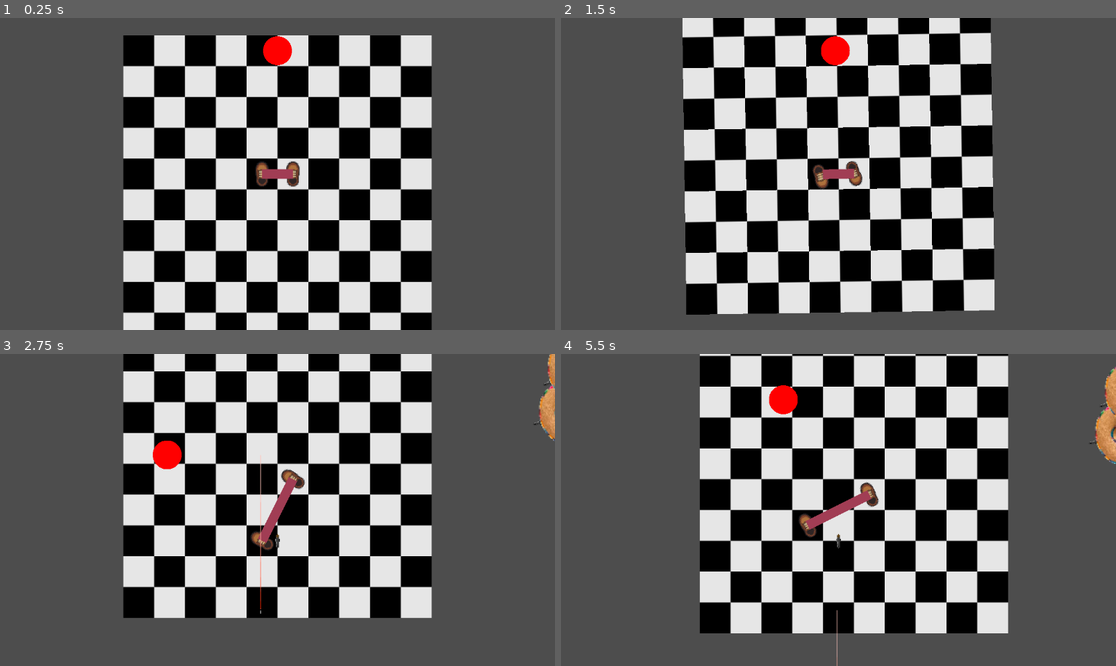
Above: before the commit, frames 1-4 (two rows, left to right).
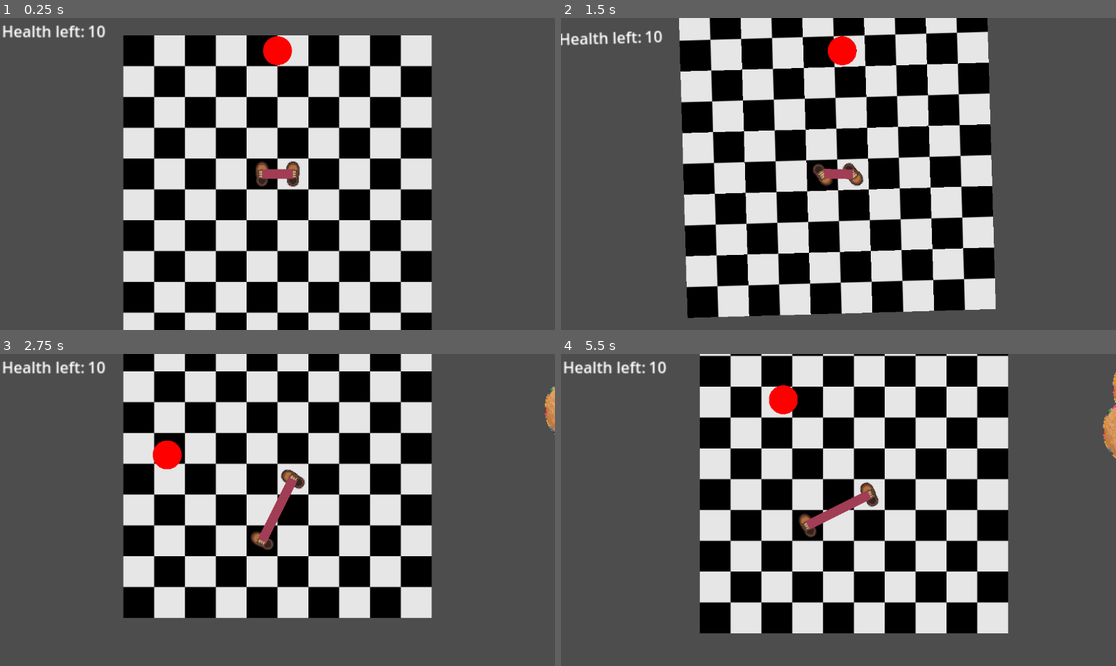
Above: after the commit, the same moments.

Repository: Meatplanter/Kelp_44
Game: Godot game, scene res://game.tscn
The game is run twice, just before and just after one commit, with the same random seed, the same clock (stepped at 60 frames per second) and the same inputs.
Inputs:
- Up to frame 1 (0.25 s): no input
- Up to frame 2 (1.5 s): tap Enter at 0.5 s; hold C (LS_move_rightdown) 0.53-1.28 s; hold M (ChangeMode) 0.53-1.28 s; hold Z (LS_move_leftdown) from 1.28 s (still down); tap M (ChangeMode) at 1.35 s
- Up to frame 3 (2.75 s): release Z (LS_move_leftdown) at 2.03 s; hold C (LS_move_rightdown) from 2.03 s (still down); hold M (ChangeMode) from 2.03 s (still down)
- Up to frame 4 (5.5 s): release C (LS_move_rightdown) at 2.78 s; release M (ChangeMode) at 2.78 s; hold Q (LS_move_leftup) 2.78-3.53 s; tap M (ChangeMode) at 2.85, 4.35 s; hold M (ChangeMode) 3.53-4.28 s; hold Z (LS_move_leftdown) from 3.53 s (still down); hold M (ChangeMode) from 5.03 s (still down)

The runs differ from the first frame. In frame 1, 0.4% of the frame differs, in the area x 0-20%, y 2-7%; in frame 2, 7.6%, in the area x 0-79%, y 0-97%; in frame 3, 0.9%; in frame 4, 1.1%.

Commit message:
Dużo zmian

Diff:
--- a/Bullet.gd
+++ b/Bullet.gd
@@ -1,18 +1,20 @@
 extends Area2D
 
 var travelledDistance = 0
+var bulletSpeed = Global.bulletSpeed
+var bulletRange = Global.bulletRange
 
 func _physics_process(delta: float) -> void:
-	const SPEED = 200
-	const RANGE = 1000
 	var direction = Vector2.RIGHT.rotated(rotation)
-	position += direction * SPEED * delta * Global.gameSpeed
-	travelledDistance += SPEED * delta * Global.gameSpeed
+	position += direction * bulletSpeed * delta * Global.gameSpeed
+	travelledDistance += bulletSpeed * delta * Global.gameSpeed
 
-	if travelledDistance > RANGE:
+	if travelledDistance > bulletRange:
 		queue_free()
 
 func _on_body_entered(body: Node2D) -> void:
 	queue_free()
 	if body.has_method("take_damage"):
 		body.take_damage()
+	else: #player body (generated dynamically)
+		Global.playerHealth -= 1
--- a/CharBody.gd
+++ b/CharBody.gd
@@ -7,7 +7,6 @@
 var cameraCounter = 0
 var static_body := StaticBody2D.new()
 var collision_shape := CollisionShape2D.new()
-var health = 3
 
 # Called when the node enters the scene tree for the first time.
 func _ready() -> void:
@@ -67,4 +66,8 @@
 		cameraState = 2
 		$Marker2D/Camera2D.rotate(1.5 * PI)
 
+	if Global.playerHealth == 0: #game over screen
+		$Marker2D/GameOver.visible = true
+		get_tree().paused = true
+
 	queue_redraw()
--- a/CharBody.tscn
+++ b/CharBody.tscn
@@ -1,10 +1,11 @@
-[gd_scene load_steps=6 format=3 uid="uid://vpi5u34tocl"]
+[gd_scene load_steps=7 format=3 uid="uid://vpi5u34tocl"]
 
 [ext_resource type="Script" uid="uid://cqyv41oyv0lcg" path="res://CharBody.gd" id="1_i5h2e"]
 [ext_resource type="PackedScene" uid="uid://bc2ej70xjolx2" path="res://LeftShoe.tscn" id="2_iaqfm"]
 [ext_resource type="PackedScene" uid="uid://dmw176204y7dd" path="res://RightShoe.tscn" id="3_sl5bb"]
 [ext_resource type="Script" uid="uid://c63kxpwm4xegy" path="res://marker_2d.gd" id="4_e8thm"]
 [ext_resource type="PackedScene" uid="uid://27towt3jaocl" path="res://gun.tscn" id="5_iaqfm"]
+[ext_resource type="Script" uid="uid://g7fnkyhbdemq" path="res://hp_left.gd" id="5_sl5bb"]
 
 [node name="CharBody" type="CharacterBody2D"]
 visibility_layer = 2
@@ -34,6 +35,44 @@
 zoom = Vector2(2, 2)
 rotation_smoothing_enabled = true
 
+[node name="Label" type="Label" parent="CharBody/Marker2D/Camera2D"]
+offset_left = -286.0
+offset_top = -160.0
+offset_right = -234.0
+offset_bottom = -137.0
+text = "Health left:"
+metadata/_edit_use_anchors_ = true
+
+[node name="HPLeft" type="Label" parent="CharBody/Marker2D/Camera2D"]
+offset_left = -197.0
+offset_top = -160.0
+offset_right = -157.0
+offset_bottom = -137.0
+text = "10"
+script = ExtResource("5_sl5bb")
+metadata/_edit_use_anchors_ = true
+
+[node name="GameOver" type="CanvasLayer" parent="CharBody/Marker2D"]
+visible = false
+
+[node name="ColorRect" type="ColorRect" parent="CharBody/Marker2D/GameOver"]
+offset_left = -5.0
+offset_top = -9.0
+offset_right = 1159.0
+offset_bottom = 659.0
+color = Color(0.152941, 0.168627, 0.188235, 0.894118)
+metadata/_edit_use_anchors_ = true
+
+[node name="Label" type="Label" parent="CharBody/Marker2D/GameOver/ColorRect"]
+layout_mode = 0
+offset_left = 137.0
+offset_top = 212.0
+offset_right = 1038.0
+offset_bottom = 417.0
+theme_override_font_sizes/font_size = 150
+text = "GAME OVER!"
+metadata/_edit_use_anchors_ = true
+
 [node name="Timer" type="Timer" parent="."]
 wait_time = 2.0
 autostart = true
--- a/LeftShoe.gd
+++ b/LeftShoe.gd
@@ -3,9 +3,10 @@
 var currPos = [0,0]
 var targPos = [0,0]
 var tween: Tween
-var moveTime = 0.5
+var moveTime = Global.moveTime
+var sqrt = sqrt(2)
 var canMove = true
-var moveDistance = 32
+var moveDistance = Global.moveDistance
 var maxMoveDistance = 75
 
 func _ready() -> void:
@@ -37,25 +38,25 @@
 			targPos[0] += moveDistance
 			targPos[1] -= moveDistance
 			tween = create_tween()
-			tween.tween_property(self,"position",Vector2(targPos[0],targPos[1]),moveTime).set_trans(Tween.TRANS_BACK)
+			tween.tween_property(self,"position",Vector2(targPos[0],targPos[1]),moveTime*sqrt).set_trans(Tween.TRANS_BACK)
 
 		elif event.is_action_pressed("LS_move_rightdown") && %RightShoe.global_position.distance_to(global_position + Vector2(1,1) * moveDistance) < maxMoveDistance && %RightShoe.global_position.distance_to(global_position + Vector2(1,1) * moveDistance) != 0:
 			targPos[0] += moveDistance
 			targPos[1] += moveDistance
 			tween = create_tween()
-			tween.tween_property(self,"position",Vector2(targPos[0],targPos[1]),moveTime).set_trans(Tween.TRANS_BACK)
+			tween.tween_property(self,"position",Vector2(targPos[0],targPos[1]),moveTime*sqrt).set_trans(Tween.TRANS_BACK)
 
 		elif event.is_action_pressed("LS_move_leftup") && %RightShoe.global_position.distance_to(global_position + Vector2(-1,-1) * moveDistance) < maxMoveDistance && %RightShoe.global_position.distance_to(global_position + Vector2(-1,-1) * moveDistance) != 0:
 			targPos[0] -= moveDistance
 			targPos[1] -= moveDistance
 			tween = create_tween()
-			tween.tween_property(self,"position",Vector2(targPos[0],targPos[1]),moveTime).set_trans(Tween.TRANS_BACK)
+			tween.tween_property(self,"position",Vector2(targPos[0],targPos[1]),moveTime*sqrt).set_trans(Tween.TRANS_BACK)
 
 		elif event.is_action_pressed("LS_move_leftdown") && %RightShoe.global_position.distance_to(global_position + Vector2(-1,1) * moveDistance) < maxMoveDistance && %RightShoe.global_position.distance_to(global_position + Vector2(-1,1) * moveDistance) != 0:
 			targPos[0] -= moveDistance
 			targPos[1] += moveDistance
 			tween = create_tween()
-			tween.tween_property(self,"position",Vector2(targPos[0],targPos[1]),moveTime).set_trans(Tween.TRANS_BACK)
+			tween.tween_property(self,"position",Vector2(targPos[0],targPos[1]),moveTime*sqrt).set_trans(Tween.TRANS_BACK)
 
 
 
@@ -84,25 +85,25 @@
 			targPos[0] += moveDistance
 			targPos[1] += moveDistance
 			tween = create_tween()
-			tween.tween_property(self,"position",Vector2(targPos[0],targPos[1]),moveTime).set_trans(Tween.TRANS_BACK)
+			tween.tween_property(self,"position",Vector2(targPos[0],targPos[1]),moveTime*sqrt).set_trans(Tween.TRANS_BACK)
 
 		elif event.is_action_pressed("LS_move_rightdown") && %RightShoe.global_position.distance_to(global_position + Vector2(-1,1) * moveDistance) < maxMoveDistance && %RightShoe.global_position.distance_to(global_position + Vector2(-1,1) * moveDistance) != 0:
 			targPos[0] -= moveDistance
 			targPos[1] += moveDistance
 			tween = create_tween()
-			tween.tween_property(self,"position",Vector2(targPos[0],targPos[1]),moveTime).set_trans(Tween.TRANS_BACK)
+			tween.tween_property(self,"position",Vector2(targPos[0],targPos[1]),moveTime*sqrt).set_trans(Tween.TRANS_BACK)
 
 		elif event.is_action_pressed("LS_move_leftup") && %RightShoe.global_position.distance_to(global_position + Vector2(1,-1) * moveDistance) < maxMoveDistance && %RightShoe.global_position.distance_to(global_position + Vector2(1,-1) * moveDistance) != 0:
 			targPos[0] += moveDistance
 			targPos[1] -= moveDistance
 			tween = create_tween()
-			tween.tween_property(self,"position",Vector2(targPos[0],targPos[1]),moveTime).set_trans(Tween.TRANS_BACK)
+			tween.tween_property(self,"position",Vector2(targPos[0],targPos[1]),moveTime*sqrt).set_trans(Tween.TRANS_BACK)
 
 		elif event.is_action_pressed("LS_move_leftdown") && %RightShoe.global_position.distance_to(global_position + Vector2(-1,-1) * moveDistance) < maxMoveDistance && %RightShoe.global_position.distance_to(global_position + Vector2(-1,-1) * moveDistance) != 0:
 			targPos[0] -= moveDistance
 			targPos[1] -= moveDistance
 			tween = create_tween()
-			tween.tween_property(self,"position",Vector2(targPos[0],targPos[1]),moveTime).set_trans(Tween.TRANS_BACK)
+			tween.tween_property(self,"position",Vector2(targPos[0],targPos[1]),moveTime*sqrt).set_trans(Tween.TRANS_BACK)
 
 
 	elif canMove == true && %CharBody.cameraState == 2:
@@ -130,25 +131,25 @@
 			targPos[0] -= moveDistance
 			targPos[1] += moveDistance
 			tween = create_tween()
-			tween.tween_property(self,"position",Vector2(targPos[0],targPos[1]),moveTime).set_trans(Tween.TRANS_BACK)
+			tween.tween_property(self,"position",Vector2(targPos[0],targPos[1]),moveTime*sqrt).set_trans(Tween.TRANS_BACK)
 
 		elif event.is_action_pressed("LS_move_rightdown") && %RightShoe.global_position.distance_to(global_position + Vector2(-1,-1) * moveDistance) < maxMoveDistance && %RightShoe.global_position.distance_to(global_position + Vector2(-1,-1) * moveDistance) != 0:
 			targPos[0] -= moveDistance
 			targPos[1] -= moveDistance
 			tween = create_tween()
-			tween.tween_property(self,"position",Vector2(targPos[0],targPos[1]),moveTime).set_trans(Tween.TRANS_BACK)
+			tween.tween_property(self,"position",Vector2(targPos[0],targPos[1]),moveTime*sqrt).set_trans(Tween.TRANS_BACK)
 
 		elif event.is_action_pressed("LS_move_leftup") && %RightShoe.global_position.distance_to(global_position + Vector2(1,1) * moveDistance) < maxMoveDistance && %RightShoe.global_position.distance_to(global_position + Vector2(1,1) * moveDistance) != 0:
 			targPos[0] += moveDistance
 			targPos[1] += moveDistance
 			tween = create_tween()
-			tween.tween_property(self,"position",Vector2(targPos[0],targPos[1]),moveTime).set_trans(Tween.TRANS_BACK)
+			tween.tween_property(self,"position",Vector2(targPos[0],targPos[1]),moveTime*sqrt).set_trans(Tween.TRANS_BACK)
 
 		elif event.is_action_pressed("LS_move_leftdown") && %RightShoe.global_position.distance_to(global_position + Vector2(1,-1) * moveDistance) < maxMoveDistance && %RightShoe.global_position.distance_to(global_position + Vector2(1,-1) * moveDistance) != 0:
 			targPos[0] += moveDistance
 			targPos[1] -= moveDistance
 			tween = create_tween()
-			tween.tween_property(self,"position",Vector2(targPos[0],targPos[1]),moveTime).set_trans(Tween.TRANS_BACK)
+			tween.tween_property(self,"position",Vector2(targPos[0],targPos[1]),moveTime*sqrt).set_trans(Tween.TRANS_BACK)
 
 
 	elif canMove == true && %CharBody.cameraState == 3:
@@ -176,25 +177,25 @@
 			targPos[0] -= moveDistance
 			targPos[1] -= moveDistance
 			tween = create_tween()
-			tween.tween_property(self,"position",Vector2(targPos[0],targPos[1]),moveTime).set_trans(Tween.TRANS_BACK)
+			tween.tween_property(self,"position",Vector2(targPos[0],targPos[1]),moveTime*sqrt).set_trans(Tween.TRANS_BACK)
 
 		elif event.is_action_pressed("LS_move_rightdown") && %RightShoe.global_position.distance_to(global_position + Vector2(1,-1) * moveDistance) < maxMoveDistance && %RightShoe.global_position.distance_to(global_position + Vector2(1,-1) * moveDistance) != 0:
 			targPos[0] += moveDistance
 			targPos[1] -= moveDistance
 			tween = create_tween()
-			tween.tween_property(self,"position",Vector2(targPos[0],targPos[1]),moveTime).set_trans(Tween.TRANS_BACK)
+			tween.tween_property(self,"position",Vector2(targPos[0],targPos[1]),moveTime*sqrt).set_trans(Tween.TRANS_BACK)
 
 		elif event.is_action_pressed("LS_move_leftup") && %RightShoe.global_position.distance_to(global_position + Vector2(-1,1) * moveDistance) < maxMoveDistance && %RightShoe.global_position.distance_to(global_position + Vector2(-1,1) * moveDistance) != 0:
 			targPos[0] -= moveDistance
 			targPos[1] += moveDistance
 			tween = create_tween()
-			tween.tween_property(self,"position",Vector2(targPos[0],targPos[1]),moveTime).set_trans(Tween.TRANS_BACK)
+			tween.tween_property(self,"position",Vector2(targPos[0],targPos[1]),moveTime*sqrt).set_trans(Tween.TRANS_BACK)
 
 		elif event.is_action_pressed("LS_move_leftdown") && %RightShoe.global_position.distance_to(global_position + Vector2(1,1) * moveDistance) < maxMoveDistance && %RightShoe.global_position.distance_to(global_position + Vector2(1,1) * moveDistance) != 0:
 			targPos[0] += moveDistance
 			targPos[1] += moveDistance
 			tween = create_tween()
-			tween.tween_property(self,"position",Vector2(targPos[0],targPos[1]),moveTime).set_trans(Tween.TRANS_BACK)
+			tween.tween_property(self,"position",Vector2(targPos[0],targPos[1]),moveTime*sqrt).set_trans(Tween.TRANS_BACK)
 
 func _process(delta: float) -> void:
 	currPos = [int(global_position.x),int(global_position.y)]
@@ -204,6 +205,7 @@
 	else:
 		tween = create_tween()
 		tween.tween_property(self,"rotation",abs(%CharBody.midpoint.angle_to_point(%CharBody.focus) + 0.5 * PI),moveTime)
+
 	if currPos == targPos:
 		canMove = true
 	else:
--- a/RightShoe.gd
+++ b/RightShoe.gd
@@ -3,9 +3,10 @@
 var currPos = [32,0]
 var targPos = [32,0]
 var tween: Tween
-var moveTime = 0.5
+var moveTime = Global.moveTime
+var sqrt = sqrt(2)
 var canMove = true
-var moveDistance = 32
+var moveDistance = Global.moveDistance
 var maxMoveDistance = 75
 
 func _ready() -> void:
@@ -37,25 +38,25 @@
 			targPos[0] += moveDistance
 			targPos[1] -= moveDistance
 			tween = create_tween()
-			tween.tween_property(self,"position",Vector2(targPos[0],targPos[1]),moveTime).set_trans(Tween.TRANS_BACK)
+			tween.tween_property(self,"position",Vector2(targPos[0],targPos[1]),moveTime*sqrt).set_trans(Tween.TRANS_BACK)
 
 		elif event.is_action_pressed("RS_move_rightdown") && %LeftShoe.global_position.distance_to(global_position + Vector2(1,1) * moveDistance) < maxMoveDistance && %LeftShoe.global_position.distance_to(global_position + Vector2(1,1) * moveDistance) != 0:
 			targPos[0] += moveDistance
 			targPos[1] += moveDistance
 			tween = create_tween()
-			tween.tween_property(self,"position",Vector2(targPos[0],targPos[1]),moveTime).set_trans(Tween.TRANS_BACK)
+			tween.tween_property(self,"position",Vector2(targPos[0],targPos[1]),moveTime*sqrt).set_trans(Tween.TRANS_BACK)
 
 		elif event.is_action_pressed("RS_move_leftup") && %LeftShoe.global_position.distance_to(global_position + Vector2(-1,-1) * moveDistance) < maxMoveDistance && %LeftShoe.global_position.distance_to(global_position + Vector2(-1,-1) * moveDistance) != 0:
 			targPos[0] -= moveDistance
 			targPos[1] -= moveDistance
 			tween = create_tween()
-			tween.tween_property(self,"position",Vector2(targPos[0],targPos[1]),moveTime).set_trans(Tween.TRANS_BACK)
+			tween.tween_property(self,"position",Vector2(targPos[0],targPos[1]),moveTime*sqrt).set_trans(Tween.TRANS_BACK)
 
 		elif event.is_action_pressed("RS_move_leftdown") && %LeftShoe.global_position.distance_to(global_position + Vector2(-1,1) * moveDistance) < maxMoveDistance && %LeftShoe.global_position.distance_to(global_position + Vector2(-1,1) * moveDistance) != 0:
 			targPos[0] -= moveDistance
 			targPos[1] += moveDistance
 			tween = create_tween()
-			tween.tween_property(self,"position",Vector2(targPos[0],targPos[1]),moveTime).set_trans(Tween.TRANS_BACK)
+			tween.tween_property(self,"position",Vector2(targPos[0],targPos[1]),moveTime*sqrt).set_trans(Tween.TRANS_BACK)
 
 
 	elif canMove == true && %CharBody.cameraState == 1:
@@ -83,25 +84,25 @@
 			targPos[0] += moveDistance
 			targPos[1] += moveDistance
 			tween = create_tween()
-			tween.tween_property(self,"position",Vector2(targPos[0],targPos[1]),moveTime).set_trans(Tween.TRANS_BACK)
+			tween.tween_property(self,"position",Vector2(targPos[0],targPos[1]),moveTime*sqrt).set_trans(Tween.TRANS_BACK)
 
 		elif event.is_action_pressed("RS_move_rightdown") && %LeftShoe.global_position.distance_to(global_position + Vector2(-1,1) * moveDistance) < maxMoveDistance && %LeftShoe.global_position.distance_to(global_position + Vector2(-1,1) * moveDistance) != 0:
 			targPos[0] -= moveDistance
 			targPos[1] += moveDistance
 			tween = create_tween()
-			tween.tween_property(self,"position",Vector2(targPos[0],targPos[1]),moveTime).set_trans(Tween.TRANS_BACK)
+			tween.tween_property(self,"position",Vector2(targPos[0],targPos[1]),moveTime*sqrt).set_trans(Tween.TRANS_BACK)
 
 		elif event.is_action_pressed("RS_move_leftup") && %LeftShoe.global_position.distance_to(global_position + Vector2(1,-1) * moveDistance) < maxMoveDistance && %LeftShoe.global_position.distance_to(global_position + Vector2(1,-1) * moveDistance) != 0:
 			targPos[0] += moveDistance
 			targPos[1] -= moveDistance
 			tween = create_tween()
-			tween.tween_property(self,"position",Vector2(targPos[0],targPos[1]),moveTime).set_trans(Tween.TRANS_BACK)
+			tween.tween_property(self,"position",Vector2(targPos[0],targPos[1]),moveTime*sqrt).set_trans(Tween.TRANS_BACK)
 
 		elif event.is_action_pressed("RS_move_leftdown") && %LeftShoe.global_position.distance_to(global_position + Vector2(-1,-1) * moveDistance) < maxMoveDistance && %LeftShoe.global_position.distance_to(global_position + Vector2(-1,-1) * moveDistance) != 0:
 			targPos[0] -= moveDistance
 			targPos[1] -= moveDistance
 			tween = create_tween()
-			tween.tween_property(self,"position",Vector2(targPos[0],targPos[1]),moveTime).set_trans(Tween.TRANS_BACK)
+			tween.tween_property(self,"position",Vector2(targPos[0],targPos[1]),moveTime*sqrt).set_trans(Tween.TRANS_BACK)
 
 
 	elif canMove == true && %CharBody.cameraState == 2:
@@ -129,25 +130,25 @@
 			targPos[0] -= moveDistance
 			targPos[1] += moveDistance
 			tween = create_tween()
-			tween.tween_property(self,"position",Vector2(targPos[0],targPos[1]),moveTime).set_trans(Tween.TRANS_BACK)
+			tween.tween_property(self,"position",Vector2(targPos[0],targPos[1]),moveTime*sqrt).set_trans(Tween.TRANS_BACK)
 
 		elif event.is_action_pressed("RS_move_rightdown") && %LeftShoe.global_position.distance_to(global_position + Vector2(-1,-1) * moveDistance) < maxMoveDistance && %LeftShoe.global_position.distance_to(global_position + Vector2(-1,-1) * moveDistance) != 0:
 			targPos[0] -= moveDistance
 			targPos[1] -= moveDistance
 			tween = create_tween()
-			tween.tween_property(self,"position",Vector2(targPos[0],targPos[1]),moveTime).set_trans(Tween.TRANS_BACK)
+			tween.tween_property(self,"position",Vector2(targPos[0],targPos[1]),moveTime*sqrt).set_trans(Tween.TRANS_BACK)
 
 		elif event.is_action_pressed("RS_move_leftup") && %LeftShoe.global_position.distance_to(global_position + Vector2(1,1) * moveDistance) < maxMoveDistance && %LeftShoe.global_position.distance_to(global_position + Vector2(1,1) * moveDistance) != 0:
 			targPos[0] += moveDistance
 			targPos[1] += moveDistance
 			tween = create_tween()
-			tween.tween_property(self,"position",Vector2(targPos[0],targPos[1]),moveTime).set_trans(Tween.TRANS_BACK)
+			tween.tween_property(self,"position",Vector2(targPos[0],targPos[1]),moveTime*sqrt).set_trans(Tween.TRANS_BACK)
 
 		elif event.is_action_pressed("RS_move_leftdown") && %LeftShoe.global_position.distance_to(global_position + Vector2(1,-1) * moveDistance) < maxMoveDistance && %LeftShoe.global_position.distance_to(global_position + Vector2(1,-1) * moveDistance) != 0:
 			targPos[0] += moveDistance
 			targPos[1] -= moveDistance
 			tween = create_tween()
-			tween.tween_property(self,"position",Vector2(targPos[0],targPos[1]),moveTime).set_trans(Tween.TRANS_BACK)
+			tween.tween_property(self,"position",Vector2(targPos[0],targPos[1]),moveTime*sqrt).set_trans(Tween.TRANS_BACK)
 
 
 	elif canMove == true && %CharBody.cameraState == 3:
@@ -175,25 +176,25 @@
 			targPos[0] -= moveDistance
 			targPos[1] -= moveDistance
 			tween = create_tween()
-			tween.tween_property(self,"position",Vector2(targPos[0],targPos[1]),moveTime).set_trans(Tween.TRANS_BACK)
+			tween.tween_property(self,"position",Vector2(targPos[0],targPos[1]),moveTime*sqrt).set_trans(Tween.TRANS_BACK)
 
 		elif event.is_action_pressed("RS_move_rightdown") && %LeftShoe.global_position.distance_to(global_position + Vector2(1,-1) * moveDistance) < maxMoveDistance && %LeftShoe.global_position.distance_to(global_position + Vector2(1,-1) * moveDistance) != 0:
 			targPos[0] += moveDistance
 			targPos[1] -= moveDistance
 			tween = create_tween()
-			tween.tween_property(self,"position",Vector2(targPos[0],targPos[1]),moveTime).set_trans(Tween.TRANS_BACK)
+			tween.tween_property(self,"position",Vector2(targPos[0],targPos[1]),moveTime*sqrt).set_trans(Tween.TRANS_BACK)
 
 		elif event.is_action_pressed("RS_move_leftup") && %LeftShoe.global_position.distance_to(global_position + Vector2(-1,1) * moveDistance) < maxMoveDistance && %LeftShoe.global_position.distance_to(global_position + Vector2(-1,1) * moveDistance) != 0:
 			targPos[0] -= moveDistance
 			targPos[1] += moveDistance
 			tween = create_tween()
-			tween.tween_property(self,"position",Vector2(targPos[0],targPos[1]),moveTime).set_trans(Tween.TRANS_BACK)
+			tween.tween_property(self,"position",Vector2(targPos[0],targPos[1]),moveTime*sqrt).set_trans(Tween.TRANS_BACK)
 
 		elif event.is_action_pressed("RS_move_leftdown") && %LeftShoe.global_position.distance_to(global_position + Vector2(1,1) * moveDistance) < maxMoveDistance && %LeftShoe.global_position.distance_to(global_position + Vector2(1,1) * moveDistance) != 0:
 			targPos[0] += moveDistance
 			targPos[1] += moveDistance
 			tween = create_tween()
-			tween.tween_property(self,"position",Vector2(targPos[0],targPos[1]),moveTime).set_trans(Tween.TRANS_BACK)
+			tween.tween_property(self,"position",Vector2(targPos[0],targPos[1]),moveTime*sqrt).set_trans(Tween.TRANS_BACK)
 
 
 func _process(delta: float) -> void:
--- a/game.gd
+++ b/game.gd
@@ -4,7 +4,7 @@
 var RightShoeNode
 var LeftShoeNode
 
-var gameSpeed = 1.0
+var gameSpeed
 
 func spawn_bullet():
 	var new_bullet = preload("res://Bullet.tscn").instantiate()
@@ -28,14 +28,15 @@
 # Called every frame. 'delta' is the elapsed time since the previous frame.
 func _process(delta: float) -> void:
 	if Global.LeftShoeNode.canMove == true && Global.RightShoeNode.canMove == true:
-		gameSpeed = 0.1
+		gameSpeed = Global.bulletTime
 		$BulletSpawnTime.set_paused(1)
 		$SlomoBulletSpawnTime.set_paused(0)
 	else:
-		gameSpeed = 1.0
+		gameSpeed = Global.normalTime
 		$SlomoBulletSpawnTime.set_paused(1)
 		$BulletSpawnTime.set_paused(0)
 	Global.gameSpeed = gameSpeed
+
 
 func _input(event: InputEvent) -> void:
 	if event.is_action_pressed("ChangeMode") && Global.gameMode == 0:
--- a/global.gd
+++ b/global.gd
@@ -4,7 +4,20 @@
 var RightShoeNode = null
 var LeftShoeNode = null
 
+#game
+var gameMode = 0 # 0 = spawn bullets 1 = spawn enemies
 var gameSpeed = 1.0
-var gameMode = 0 # 0 = spawn bullets 1 = spawn enemies
+var normalTime = 1.0
+var bulletTime = 0.05
 
+#player
 var midpoint = Vector2(0,16)
+var playerHealth = 10
+
+#movement
+var moveTime = 0.4
+var moveDistance = 32
+
+#bullets
+var bulletSpeed = 200
+var bulletRange = 1000
--- a/gun.gd
+++ b/gun.gd
@@ -4,19 +4,22 @@
 func _physics_process(delta: float) -> void:
 	if get_parent().has_meta("Enemy"): #enemy has gun, points it at player
 		look_at(Global.midpoint)
+		if global_position.distance_to(Global.midpoint) <= 250: #player in range
+			show()
+		else:
+			hide()
 	elif get_parent().has_meta("Player"): #player has gun, points it at the closest enemy
 		global_position = Global.midpoint
 		var enemiesInRange = get_overlapping_bodies()
-		if enemiesInRange.size() > 0:
+		if enemiesInRange.size() > 0: #enemy in range
+			show()
 			var targetEnemy = enemiesInRange.front()
 			look_at(targetEnemy.global_position)
+		else: #enemy outside of range
+			hide()
 
 
 func _process(delta: float) -> void:
-	if Global.gameMode == 0:
-		hide()
-	elif Global.gameMode == 1:
-		show()
 	if Global.gameSpeed == 0.1:
 		$ShootTimer.set_paused(1)
 		$SlomoShootTimer.set_paused(0)
@@ -38,7 +41,8 @@
 			var targetEnemy = enemiesInRange.front()
 			new_bullet.global_rotation = %ShootingPoint.global_position.angle_to_point(targetEnemy.global_position)
 
-	add_child(new_bullet)
+	if is_visible_in_tree(): #don't shoot if parent hidden
+		get_parent().get_parent().add_child(new_bullet) #bullet doesn't disappear when enemy does
 
 
 
--- /dev/null
+++ b/hp_left.gd
@@ -0,0 +1,4 @@
+extends Label
+
+func _process(delta):
+	text = str(Global.playerHealth)
Not shown, added: hp_left.gd.uid
